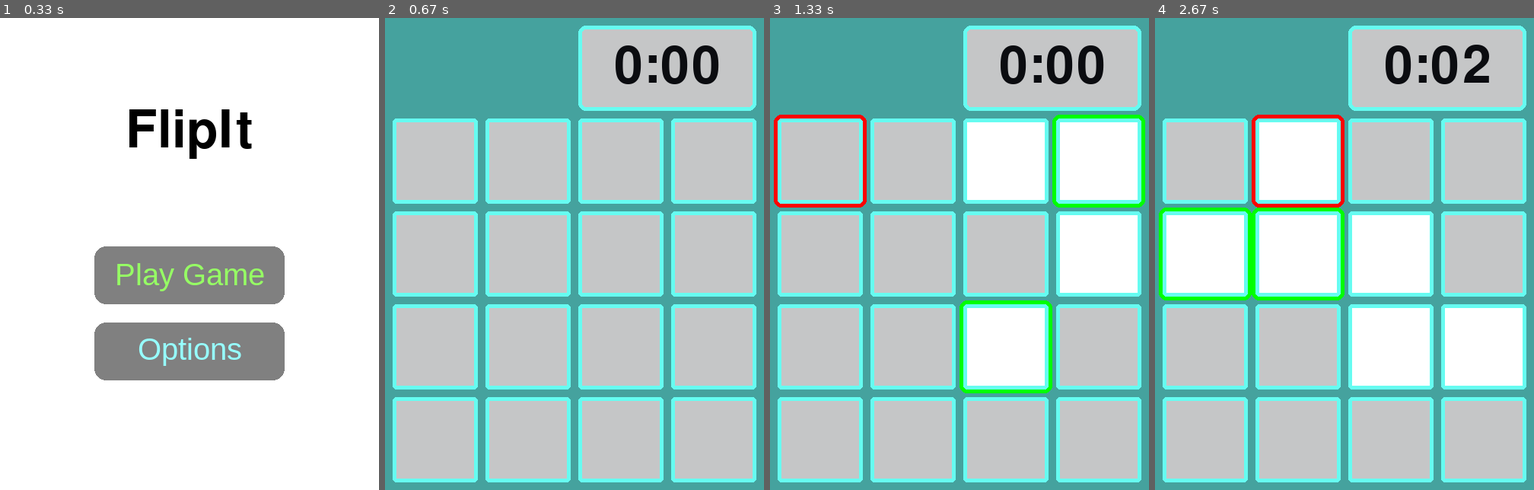
Above: before the commit, frames 1-4 (left to right).
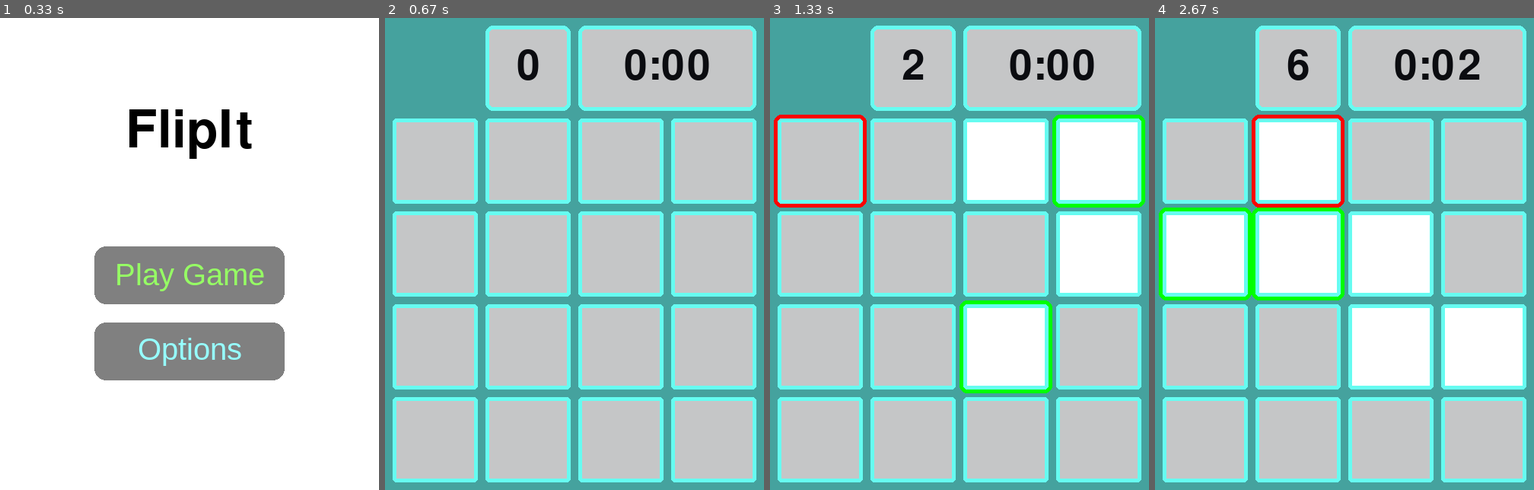
Above: after the commit, the same moments.

Repository: 03kkim/FlipIt
Game: pygame game, started from main.py
Same seed, same stepped clock (60 frames per second), same inputs: the game is played once before the commit and once after it.
Inputs (mouse positions are in pixels of both pictures, inside the frame that each line leads up to):
- Up to frame 1 (0.33 s): no input
- Up to frame 2 (0.67 s): click (574, 254) at 0.38 s
- Up to frame 3 (1.33 s): click (997, 357) at 0.72 s; click (842, 183) at 1.05 s
- Up to frame 4 (2.67 s): click (1484, 419) at 1.38 s; click (1208, 239) at 1.72 s; click (1325, 376) at 2.05 s; click (1333, 173) at 2.38 s

Frame 1 is identical in both runs. In frame 2, 5.3% of the frame differs, in the area x 26-89%, y 1-20%; in frame 3, 5.3%; in frame 4, 5.2%.

Commit message:
Improve time and turn functionality

Diff:
--- a/main.py
+++ b/main.py
@@ -65,6 +65,9 @@
     minutes = 0
     seconds = 0
     frames = 0
+
+    # Turn Counter
+    turn = 0
 
 
     # -------- Main Program Loop -----------
@@ -89,6 +92,7 @@
                 row = (pos[1] - offset) // (width + margin)
                 # Set that location to one
                 board.switch(board.coords_to_id(row, column))
+                turn += 1
                 print("Click ", pos, "Grid coordinates: ", row, column)
                 grid = board.return_grid()
 
@@ -125,9 +129,21 @@
 
 
         # --- Drawing code should go here
+        turn_font = pygame.font.SysFont("Montserrat", 80)
+        if (turn>=10):
+            turn_font = pygame.font.SysFont("Montserrat", 70)
+        if (turn >= 100):
+            turn_font = pygame.font.SysFont("Montserrat", 50)
+        pygame.draw.rect(screen, c3, (10 + 10 + 112, 10, width, height), border_radius=10)
+        pygame.draw.rect(screen, c2, (10 + 10 + 112, 10, width, height), 5, border_radius=10)
+        draw_text(str(turn), turn_font, c5, 188, 64)
+
+        time_font = pygame.font.SysFont("Montserrat", 80)
+        if (minutes >= 10):
+            time_font = pygame.font.SysFont("Montserrat", 50)
         pygame.draw.rect(screen, c3, (10 + 2 * (10 + 112), 10, width * 2 + 10, height), border_radius=10)
         pygame.draw.rect(screen, c2, (10 + 2 * (10 + 112), 10, width * 2 + 10, height), 5, border_radius=10)
-        draw_text(stopwatch, font, c5, 371, 64)
+        draw_text(stopwatch, time_font, c5, 371, 64)
 
 
         for row in range(4):
